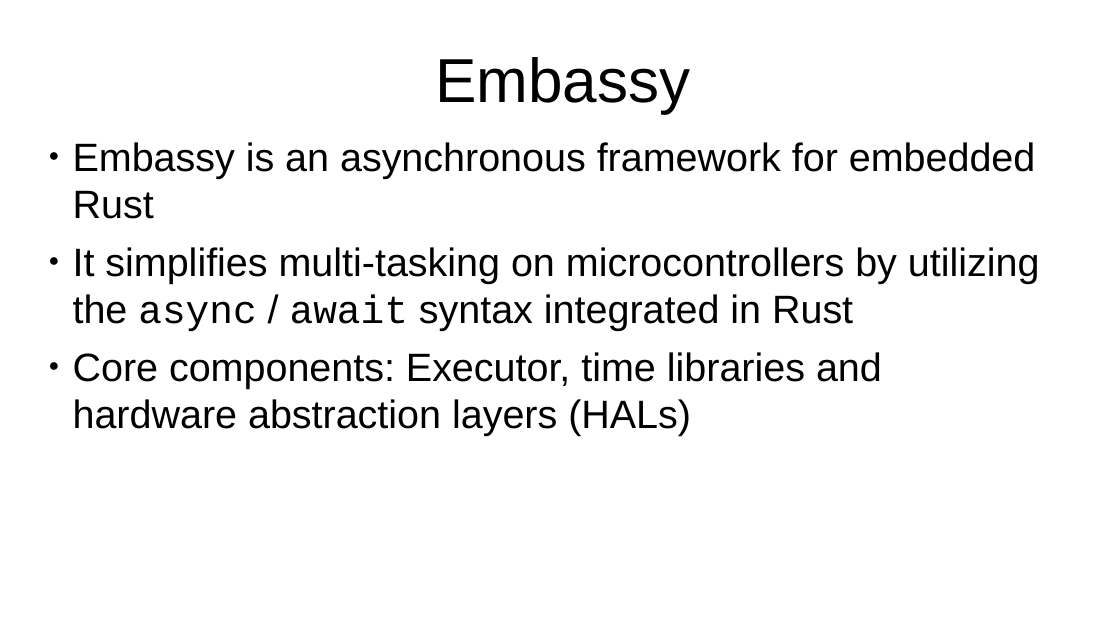
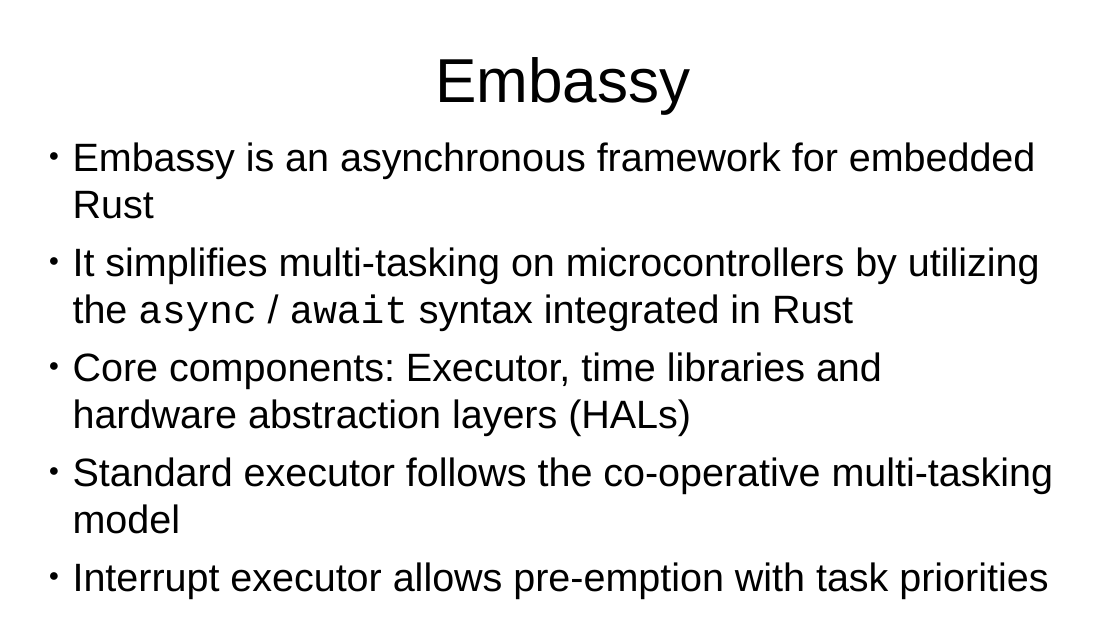
Before and after one commit to us-irs/embedded-rust-workshop, a slide deck: slide 5 of slides/embedded-rust-workshop.odp. Drawn at 1120x630 pixels with LibreOffice and Linux fonts; fonts in the diff are those of the drawing. Boxes give left, top, right and bottom in pixels: in the first picture for what was removed or moved away, otherwise in the second. Text is boxed around its words. In the diff, an @@ line names an element or a change of style, - is before the commit and + after.

```diff
--- a/slides/embedded-rust-workshop.odp
+++ b/slides/embedded-rust-workshop.odp
@@ text at bbox=[73, 457, 1053, 599]: paragraphs added @@
+● Standard executor follows the co-operative multi-tasking model
+● Interrupt executor allows pre-emption with task priorities
```
Also in this commit, not shown: 1 other slide changed.
